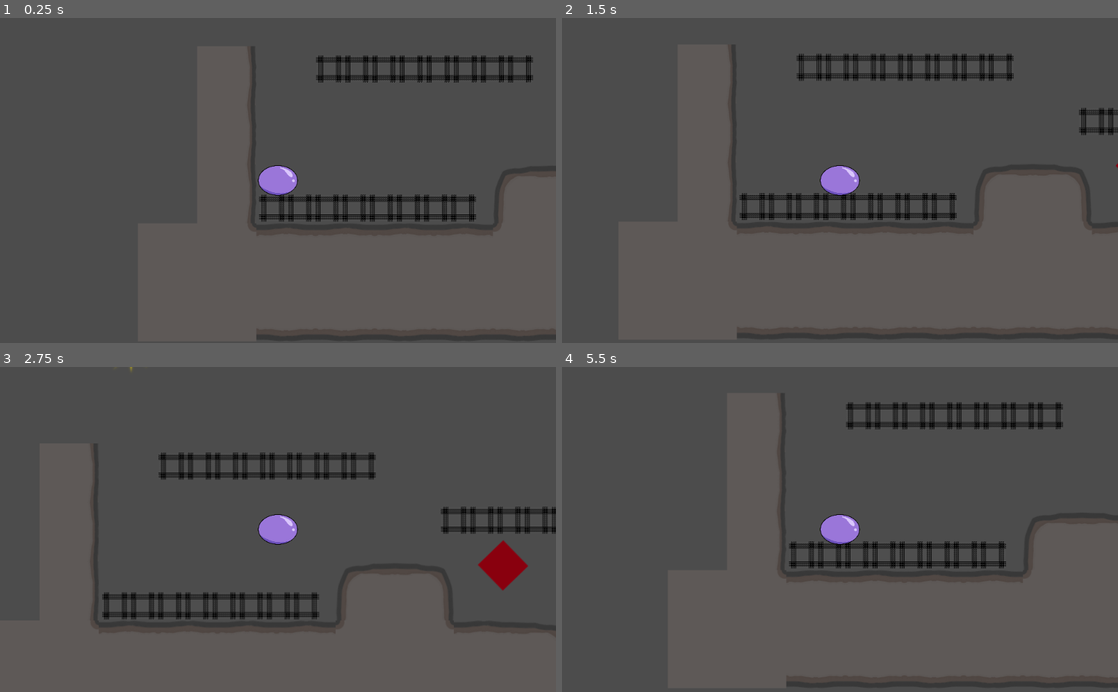
Above: before the commit, frames 1-4 (two rows, left to right).
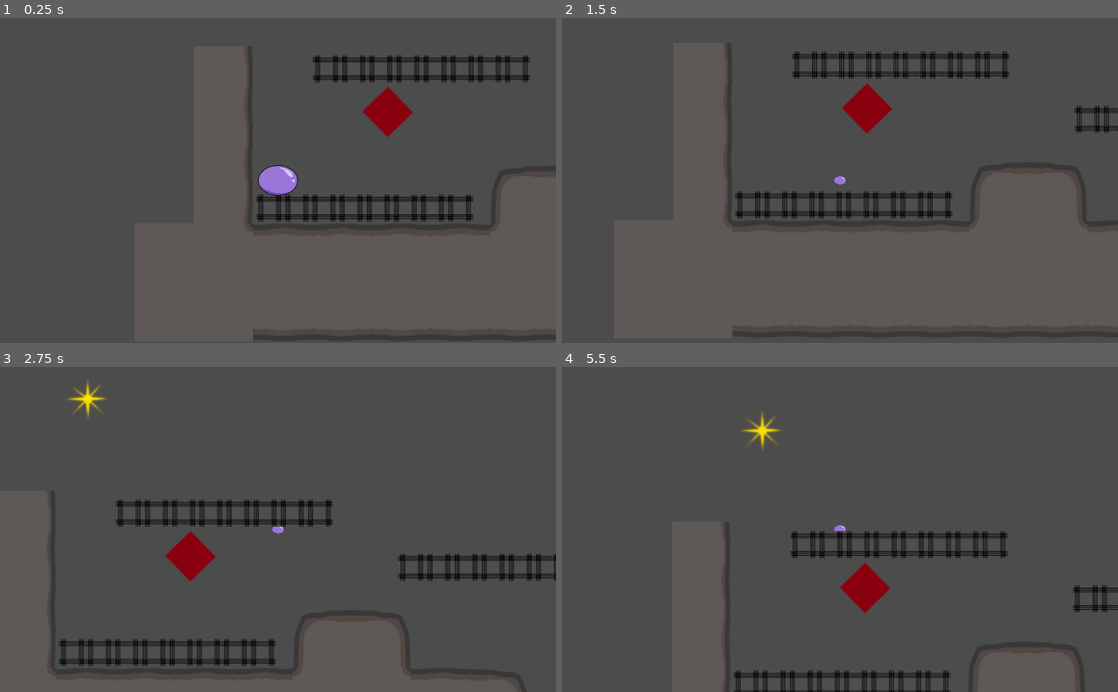
Above: after the commit, the same moments.

Repository: MarEf/SmallGameProject
Game: Godot game, scene res://Sandbox.tscn
Two runs of this game, one before a commit and one after it. Both use one fixed random seed, a clock stepped at 60 frames per second and the inputs below. The project has no main scene, so this scene is started directly.
Inputs:
- Up to frame 1 (0.25 s): no input
- Up to frame 2 (1.5 s): tap Enter at 0.5 s; hold D (move_right) 0.53-1.28 s; tap Space (jump) at 0.77 s; hold S (move_down) from 1.28 s (still down)
- Up to frame 3 (2.75 s): tap Space (jump) at 1.52, 2 s; release S (move_down) at 2.03 s; hold D (move_right) from 2.03 s (still down)
- Up to frame 4 (5.5 s): tap Space (jump) at 3.02, 3.77, 4.52 s; release D (move_right) at 3.53 s; hold A (move_left) 3.53-5.03 s; hold S (move_down) from 5.03 s (still down)

The runs differ from the first frame. In frame 1, 3.1% of the frame differs, in the area x 44-96%, y 8-100%; in frame 2, 5.1%; in frame 3, 13%, in the area x 9-100%, y 0-100%; in frame 4, 8.0%.

Commit message:
Environment hazards introduced, but game gets buggy when taking damage or when having more than one hazard in the field at once. Collision bug?

Diff:
--- /dev/null
+++ b/Little Slime/DamageArea.gd
@@ -0,0 +1,19 @@
+extends Area2D
+# Declare member variables here. Examples:
+# var a = 2
+# var b = "text"
+onready var global = get_node("/root/global")
+# Called when the node enters the scene tree for the first time.
+func _ready():
+	pass # Replace with function body.
+
+# Called every frame. 'delta' is the elapsed time since the previous frame.
+#func _process(delta):
+#	pass
+
+
+func _on_DamageArea_area_entered(area):
+	if global.lives>0:
+		global.lives -=1
+	else:
+		print("GAME OVER")
--- a/Little Slime/Level 1.tscn
+++ b/Little Slime/Level 1.tscn
@@ -1,7 +1,8 @@
-[gd_scene load_steps=3 format=2]
+[gd_scene load_steps=4 format=2]
 
 [ext_resource path="res://PlatformTiles.tscn" type="PackedScene" id=1]
 [ext_resource path="res://Player.tscn" type="PackedScene" id=2]
+[ext_resource path="res://SharpRock.tscn" type="PackedScene" id=3]
 
 [node name="Level 1" type="Node2D"]
 
@@ -11,3 +12,10 @@
 tile_data = PoolIntArray( -393218, 0, 2, -458750, 0, 0, -327689, 0, 65537, -327688, 0, 65537, -327687, 0, 65537, -32768 …(1896 unchanged characters)…
 
 [node name="Player" parent="." instance=ExtResource( 2 )]
+
+[node name="SharpRock" parent="." instance=ExtResource( 3 )]
+light_mask = 2
+position = Vector2( 707.655, 418.723 )
+rotation = -2.60289
+scale = Vector2( 0.396905, 0.401066 )
+z_index = 1
--- a/Little Slime/PlatformTiles.tscn
+++ b/Little Slime/PlatformTiles.tscn
@@ -1,10 +1,7 @@
-[gd_scene load_steps=17 format=2]
+[gd_scene load_steps=16 format=2]
 
 [ext_resource path="res://assets/platform_tiles.png" type="Texture" id=1]
 [ext_resource path="res://assets/platform_tiles2.png" type="Texture" id=2]
-
-[sub_resource type="ConvexPolygonShape2D" id=2]
-points = PoolVector2Array( 109, 0, 109, 0, 109, 0 )
 
 [sub_resource type="ConvexPolygonShape2D" id=3]
 points = PoolVector2Array( 0, 0, 109, 0, 109, 109, 0, 109 )
@@ -18,9 +15,6 @@
 [sub_resource type="ConvexPolygonShape2D" id=7]
 points = PoolVector2Array( 0, 0, 109, 0, 109, 109, 0, 109 )
 
-[sub_resource type="ConvexPolygonShape2D" id=8]
-points = PoolVector2Array( 0, 0, 109, 0, 109, 109, 0, 109 )
-
 [sub_resource type="ConvexPolygonShape2D" id=9]
 points = PoolVector2Array( 0, 0, 109, 0, 109, 109, 0, 109 )
 
@@ -28,6 +22,9 @@
 points = PoolVector2Array( 0, 0, 109, 0, 109, 109, 0, 109 )
 
 [sub_resource type="ConvexPolygonShape2D" id=11]
+points = PoolVector2Array( 0, 0, 109, 0, 109, 109, 0, 109 )
+
+[sub_resource type="ConvexPolygonShape2D" id=16]
 points = PoolVector2Array( 0, 0, 109, 0, 109, 109, 0, 109 )
 
 [sub_resource type="ConvexPolygonShape2D" id=12]
@@ -58,12 +55,6 @@
 0/occluder_offset = Vector2( 0, 0 )
 0/navigation_offset = Vector2( 0, 0 )
 0/shapes = [ {
-"autotile_coord": Vector2( 0, 0 ),
-"one_way": false,
-"one_way_margin": 1.0,
-"shape": SubResource( 2 ),
-"shape_transform": Transform2D( 1, 0, 0, 1, 0, 0 )
-}, {
 "autotile_coord": Vector2( 1, 0 ),
 "one_way": false,
 "one_way_margin": 1.0,
@@ -88,12 +79,6 @@
 "shape": SubResource( 7 ),
 "shape_transform": Transform2D( 1, 0, 0, 1, 0, 0 )
 }, {
-"autotile_coord": Vector2( 0, 0 ),
-"one_way": false,
-"one_way_margin": 1.0,
-"shape": SubResource( 8 ),
-"shape_transform": Transform2D( 1, 0, 0, 1, 0, 0 )
-}, {
 "autotile_coord": Vector2( 2, 0 ),
 "one_way": false,
 "one_way_margin": 1.0,
@@ -110,6 +95,12 @@
 "one_way": false,
 "one_way_margin": 1.0,
 "shape": SubResource( 11 ),
+"shape_transform": Transform2D( 1, 0, 0, 1, 0, 0 )
+}, {
+"autotile_coord": Vector2( 0, 0 ),
+"one_way": false,
+"one_way_margin": 1.0,
+"shape": SubResource( 16 ),
 "shape_transform": Transform2D( 1, 0, 0, 1, 0, 0 )
 } ]
 0/z_index = 0
--- a/Little Slime/Player.tscn
+++ b/Little Slime/Player.tscn
@@ -16,8 +16,11 @@
 } ]
 
 [node name="Player" type="KinematicBody2D"]
+light_mask = 15
 position = Vector2( 506.405, 568.719 )
 scale = Vector2( 0.5, 0.5 )
+collision_layer = 15
+collision_mask = 15
 script = ExtResource( 1 )
 
 [node name="CollisionShape2D" type="CollisionShape2D" parent="."]
--- a/Little Slime/Sandbox.tscn
+++ b/Little Slime/Sandbox.tscn
@@ -3,9 +3,9 @@
 [ext_resource path="res://TempPlatform1.tscn" type="PackedScene" id=1]
 [ext_resource path="res://Player.tscn" type="PackedScene" id=2]
 [ext_resource path="res://TempGoal.tscn" type="PackedScene" id=3]
-[ext_resource path="res://TempDamage.tscn" type="PackedScene" id=4]
-[ext_resource path="res://TempHealPoint.tscn" type="PackedScene" id=5]
-[ext_resource path="res://PlatformTiles.tscn" type="PackedScene" id=6]
+[ext_resource path="res://TempHealPoint.tscn" type="PackedScene" id=4]
+[ext_resource path="res://PlatformTiles.tscn" type="PackedScene" id=5]
+[ext_resource path="res://TempDamage.tscn" type="PackedScene" id=6]
 
 [node name="Sandbox" type="Node2D"]
 
@@ -13,7 +13,7 @@
 position = Vector2( 205.169, 517.415 )
 
 [node name="Player" parent="." instance=ExtResource( 2 )]
-position = Vector2( 40, 460 )
+position = Vector2( 45.5518, 460 )
 collision/safe_margin = 0.001
 
 [node name="Platform2" parent="." instance=ExtResource( 1 )]
@@ -25,12 +25,12 @@
 [node name="TempGoal" parent="." instance=ExtResource( 3 )]
 position = Vector2( 60, 50 )
 
-[node name="TempDamage" parent="." instance=ExtResource( 4 )]
-position = Vector2( 744.981, 441.019 )
-
-[node name="TempHealPoint" parent="." instance=ExtResource( 5 )]
+[node name="TempHealPoint" parent="." instance=ExtResource( 4 )]
 position = Vector2( 963.501, 315.636 )
 scale = Vector2( 0.4, 0.4 )
 
-[node name="PlatformTiles" parent="." instance=ExtResource( 6 )]
+[node name="PlatformTiles" parent="." instance=ExtResource( 5 )]
 tile_data = PoolIntArray( 196607, 0, 65538, 262143, 0, 65538, 327679, 0, 65538, 262148, 0, 0, 262149, 0, 2, 393214, 0,  …(321 unchanged characters)…
+
+[node name="TempDamage" parent="." instance=ExtResource( 6 )]
+position = Vector2( 248.714, 337.697 )
--- /dev/null
+++ b/Little Slime/SharpRock.tscn
@@ -0,0 +1,36 @@
+[gd_scene load_steps=4 format=2]
+
+[ext_resource path="res://assets/hazards/sharp_rock.png" type="Texture" id=1]
+[ext_resource path="res://DamageArea.gd" type="Script" id=2]
+
+[sub_resource type="CircleShape2D" id=1]
+radius = 9.83551
+
+[node name="SharpRock" type="StaticBody2D"]
+collision_layer = 2
+collision_mask = 2
+
+[node name="CollisionShape2D" type="CollisionShape2D" parent="."]
+light_mask = 2
+position = Vector2( -1.50941, 0.377342 )
+scale = Vector2( 10, 10 )
+shape = SubResource( 1 )
+
+[node name="sharp_rock" type="Sprite" parent="CollisionShape2D"]
+position = Vector2( 0.105224, -0.0741447 )
+scale = Vector2( 0.1, 0.1 )
+texture = ExtResource( 1 )
+
+[node name="DamageArea" type="Area2D" parent="."]
+light_mask = 2
+collision_layer = 2
+collision_mask = 2
+script = ExtResource( 2 )
+
+[node name="CollisionShape2D2" type="CollisionShape2D" parent="DamageArea"]
+light_mask = 2
+position = Vector2( -1.50941, 0.377342 )
+scale = Vector2( 10, 10 )
+shape = SubResource( 1 )
+[connection signal="area_entered" from="DamageArea" to="DamageArea" method="_on_DamageArea_area_entered"]
+[connection signal="body_entered" from="DamageArea" to="DamageArea" method="_on_DamageArea_body_entered"]
--- a/Little Slime/TempDamage.tscn
+++ b/Little Slime/TempDamage.tscn
@@ -7,6 +7,9 @@
 radius = 47.155
 
 [node name="TempDamage" type="StaticBody2D"]
+light_mask = 2
+collision_layer = 2
+collision_mask = 2
 
 [node name="CollisionPolygon2D" type="CollisionPolygon2D" parent="."]
 polygon = PoolVector2Array( -48.0744, 1.02801, -1.65379, 47.7967, 44.4371, 3.28736, -0.75005, -44.611 )
@@ -16,6 +19,9 @@
 texture = ExtResource( 1 )
 
 [node name="Area2D" type="Area2D" parent="."]
+light_mask = 2
+collision_layer = 2
+collision_mask = 2
 script = ExtResource( 2 )
 
 [node name="CollisionShape2D" type="CollisionShape2D" parent="Area2D"]
Binary file added: Little Slime/assets/hazards/sharp_rock.png
Not shown, added: Little Slime/assets/hazards/sharp_rock.png.import
Not shown, removed: Little Slime/assets/.platform_tiles.png-autosave.kra
Not shown, removed: index-1.html
Not shown, removed: index-2.html
